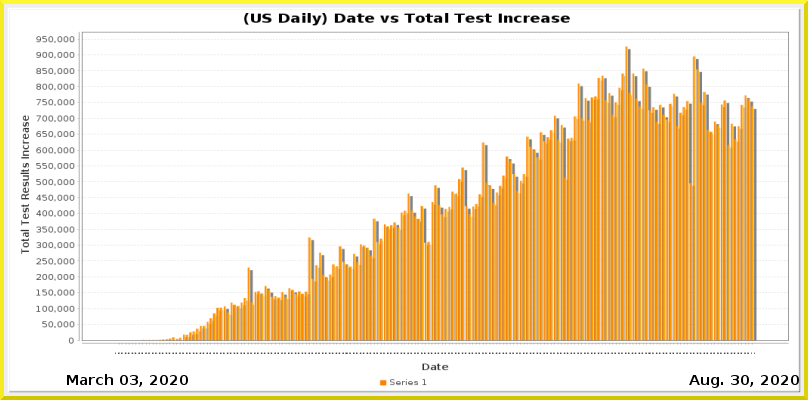
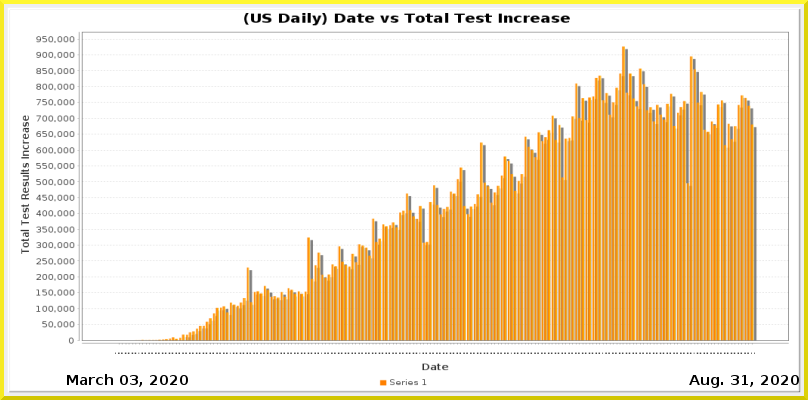
Layers edited between the first and the second 808 × 400 image:
painted on "Current Date" over [741, 375, 749, 385]
painted on "Date_vs_TestIncrease.png" over [139, 46, 757, 354]
